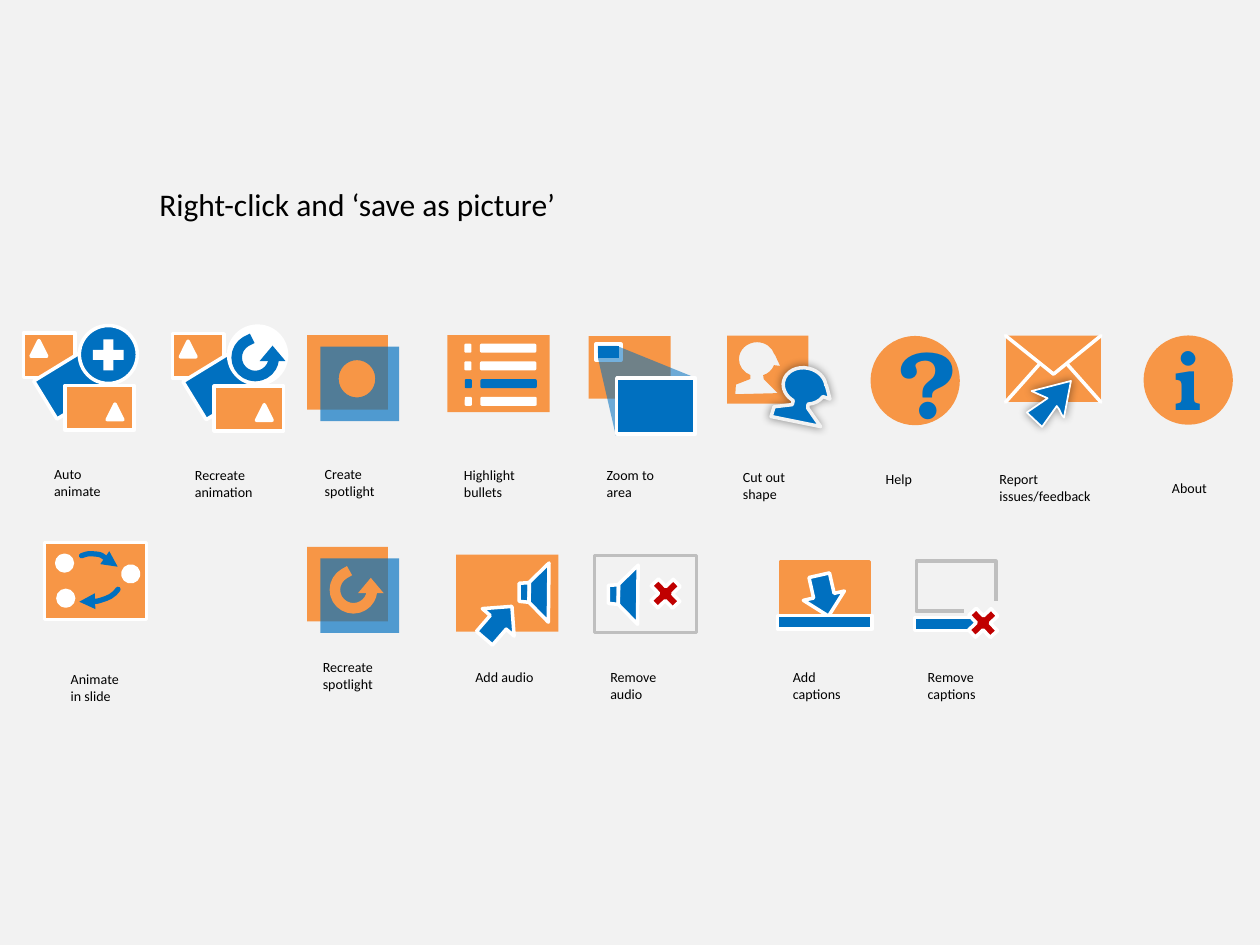
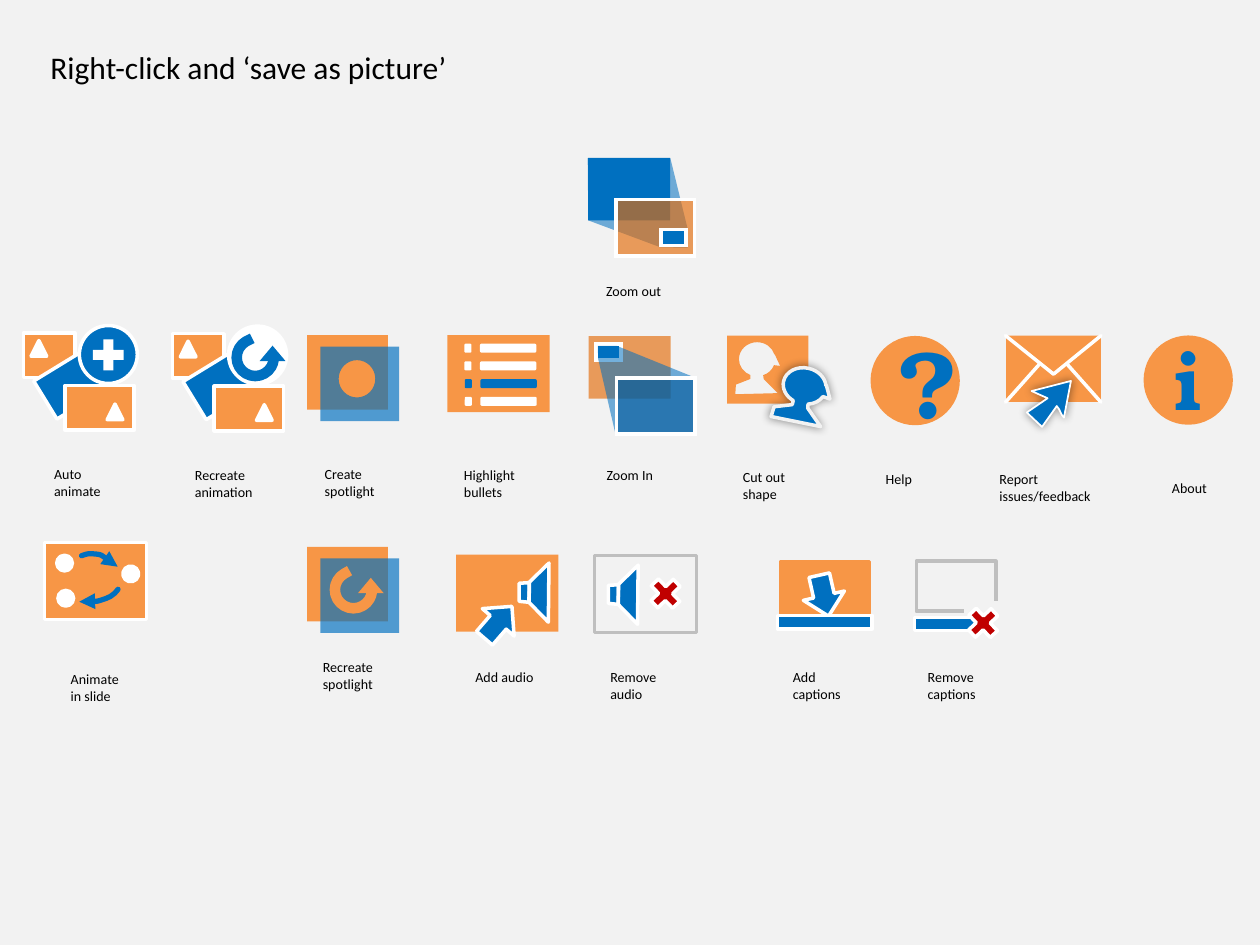
Before and after one commit to PowerPointLabs/PowerPointLabs, a slide deck: slide 1 of doc/Icons.pptx. Drawn at 1260x945 pixels with LibreOffice and Linux fonts; fonts in the diff are those of the drawing. Boxes give left, top, right and bottom in pixels: in the first picture for what was removed or moved away, otherwise in the second. Text is boxed around its words. In the diff, an @@ line names an element or a change of style, - is before the commit and + after.

```diff
--- a/doc/Icons.pptx
+++ b/doc/Icons.pptx
@@ text "Right-click and ‘save as picture’": place and size @@
-text "Right-click and ‘save as picture’" at [159,193,555,222]
+text "Right-click and ‘save as picture’" at [50,56,446,85]
@@ group added at [587,158,694,256]: 3 rectangles, 1 freeform shape @@
@@ text added at [606,287,661,296], 8 pt, text #000000 @@
+Zoom out
@@ rectangle at [588,336,670,399]: fill #F79646 to #E46C0A at 65% opacity @@
@@ rectangle at [616,378,694,435]: fill #0070C0 to #00589A at 61% opacity @@
@@ text at [607,471,653,480]: text changed @@
-Zoom to area
+Zoom In
```
Also in this commit, not shown: 1 other slide changed.
